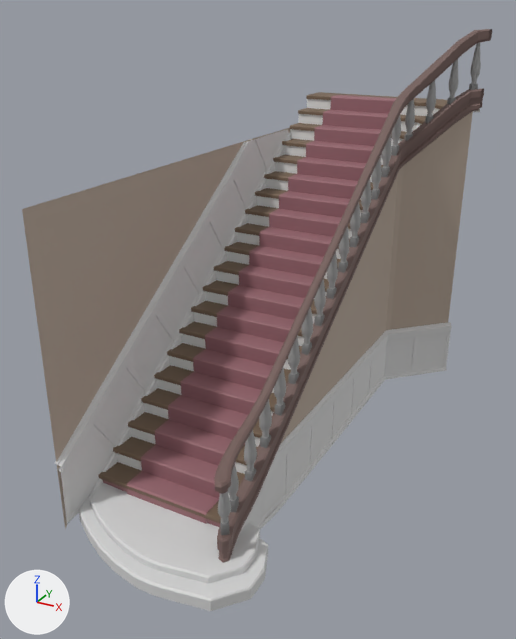
A saved change to the FBX model Detective_Switch/Assets/Graphics/Statics/StairsDouble/StairsDouble2.fbx.
The view is the same before and after, from a 50 mm camera at (9.55, 12.92, 7.1) aimed at (4.29, 22.48, 2.32). Arrows for +X, +Y and +Z are at lower left; the lights stay in place. Where no turn or scale is listed for an object, it has been applied to the vertices. Vertices at the same position are counted once.

Objects in the first picture: 'StairsDouble.001'.
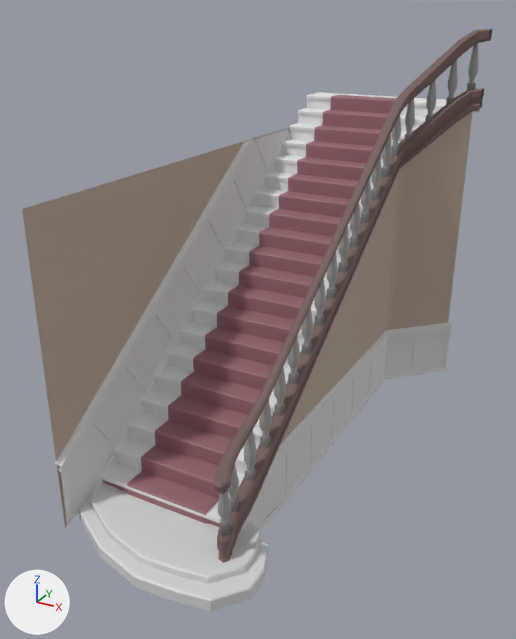
The newer file is also turned or shifted as a whole; pictures and numbers use the older file's frame.

Changed parts and their boxes [x1, y1, x2, y2] in the pictures (516 x 639 px; the box of a moved part takes in the faces that stretch with it):
part 1 of me_cube_017, moved or reshaped
    before: [469, 84, 478, 90]
    after: [467, 83, 476, 90]
part 2 of me_cube_017, moved or reshaped
    before: [449, 59, 458, 98]
    after: [447, 60, 458, 98]
part 3 of me_cube_017, moved or reshaped
    before: [447, 98, 456, 104]
    after: [446, 97, 455, 104]
part 4 of me_cube_017, moved or reshaped
    before: [426, 43, 481, 117]
    after: [426, 43, 478, 116]
part 5 of me_cube_017, cut back
    before: [79, 483, 219, 602]
part 6 of me_cube_017, recoloured (brown to white)
    both: [99, 92, 446, 523]

What changed in the scene script:
```text
Change me_cube_017:
    used by ob_stairsdouble_001; location = (9.41, 26.7, 0.0)
    remove me_cube_017.from_pydata(...)  # 3790 vertices, 3148 faces; spans x -6.63..-2.82, y -8.17..1.0, z -0.4..6.72
    add me_cube_017.from_pydata(...)  # 3743 vertices, 3106 faces; spans x -6.63..-2.82, y -8.17..1.0, z -0.4..6.72
    me_cube_017 part 1: the loose piece of 36 vertices spanning x -3.08..-2.92, y 0.0..0.18, z 5.58..5.8 is moved by (-0.06, 0.09, 0.0)
    me_cube_017 part 2: the loose piece of 72 vertices spanning x -3.39..-3.21, y -0.3..-0.09, z 5.56..6.25 is turned 5 degrees about the z axis through its middle, then moved by (-0.03, 0.07, 0.0)
    me_cube_017 part 3: the loose piece of 36 vertices spanning x -3.38..-3.22, y -0.29..-0.11, z 5.35..5.56 is turned 5 degrees about the z axis through its middle, then moved by (-0.03, 0.07, 0.0)
    me_cube_017 part 4: 5 vertices moved from x -3.65..-3.56, y -0.49..-0.45, z 5.3..5.34 to x -3.64..-3.56, y -0.49..-0.45, z 5.3..5.34; 137 vertices removed from x -3.69..-2.91, y -0.59..0.2, z 5.25..6.49; 137 vertices added at x -3.69..-2.97, y -0.55..0.29, z 5.25..6.49
    me_cube_017 part 5: 48 vertices removed from x -6.14..-4.3, y -8.17..-6.31, z 0.01..0.31; 1 vertex added at x -4.01, y -6.0, z 1.26
    me_cube_017 part 6: 79 faces spanning x -6.46..-3.03, y -6.92..1.0, z 0.39..5.39 switch from mat_firewood (brown #776350) to mat_stairs (white #e7e7e7)
```
